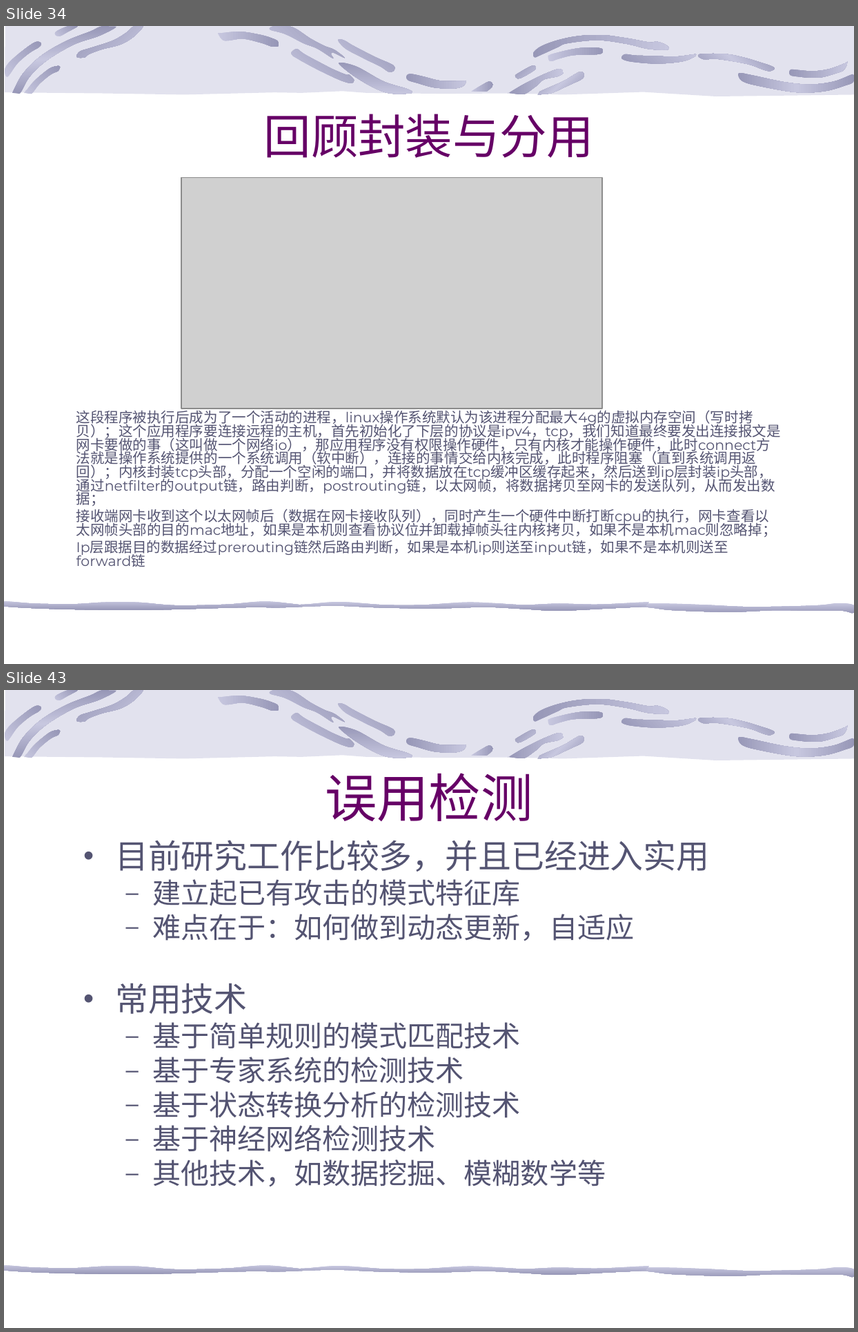
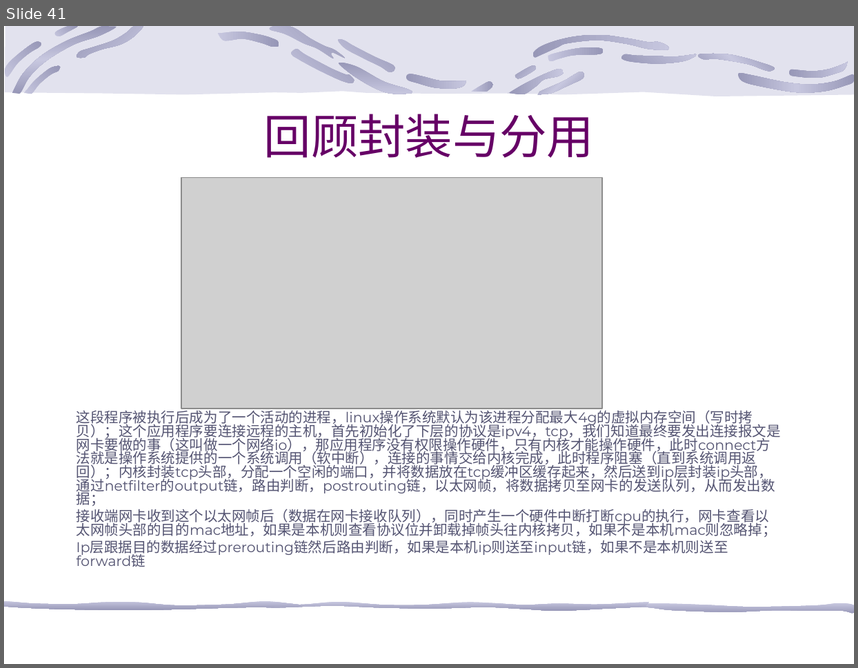
Before and after one commit to 13242084001/shell, a slide deck: 网络知识.ppt. Shown one above the other, each under a label of ours: slides 34 and 43 before the commit, slide 41 after it; the slides between them are not shown. The pictures are 858x1332 and 858x668 pixels, drawn with LibreOffice and Linux fonts; fonts in the diff are those of the drawing; grey boxes stand for pictures; background and template pictures are left out. Boxes give left, top, right and bottom in pixels: in the first picture for what was removed or moved away, otherwise in the second. Text is boxed around its words. In the diff, an @@ line names an element or a change of style, - is before the commit and + after.

```diff
--- a/网络知识.ppt
+++ b/网络知识.ppt
@@ slide 43 removed at [4, 690, 854, 1328], background picture (left out); not listed: 25 template elements that a slide beside it also shows @@
@@ title removed at [325, 773, 533, 821] @@
-误用检测
@@ text removed at [115, 840, 709, 1186] @@
-• 目前研究工作比较多，并且已经进入实用
-  – 建立起已有攻击的模式特征库
-  – 难点在于：如何做到动态更新，自适应
-• 常用技术
-  – 基于简单规则的模式匹配技术
-  – 基于专家系统的检测技术
-  – 基于状态转换分析的检测技术
-  – 基于神经网络检测技术
-  – 其他技术，如数据挖掘、模糊数学等
@@ what was slide 34 is now slide 41 @@
```
Also in this commit, not shown: 7 slides changed, 12 slides added, 43 other slides removed.
